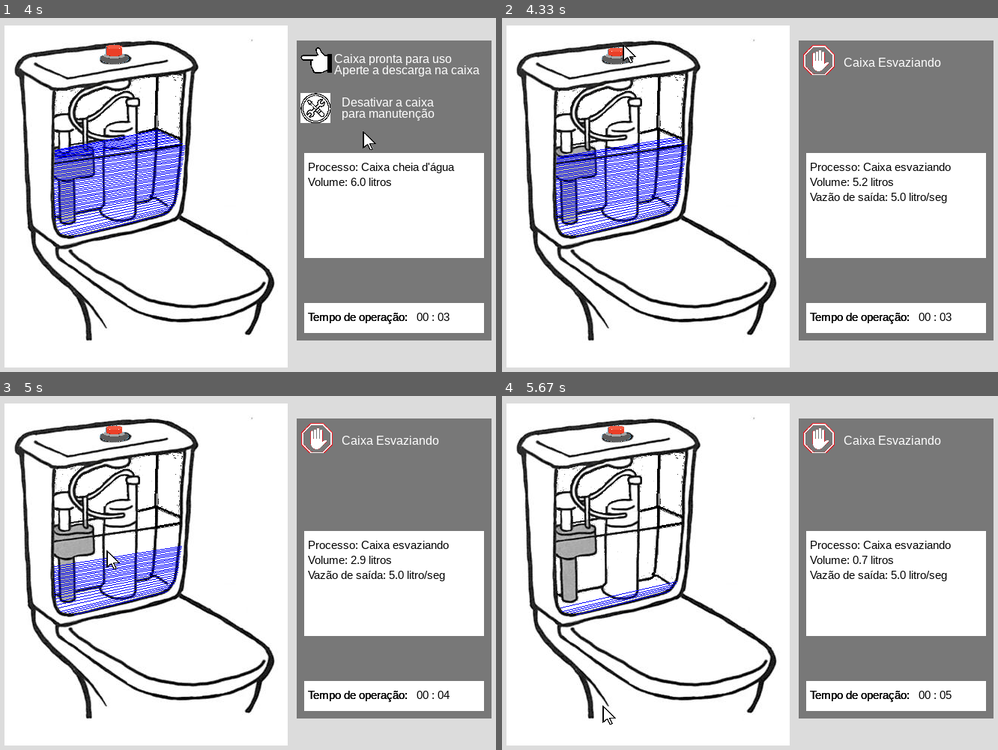
Above: before the commit, frames 1-4 (two rows, left to right).
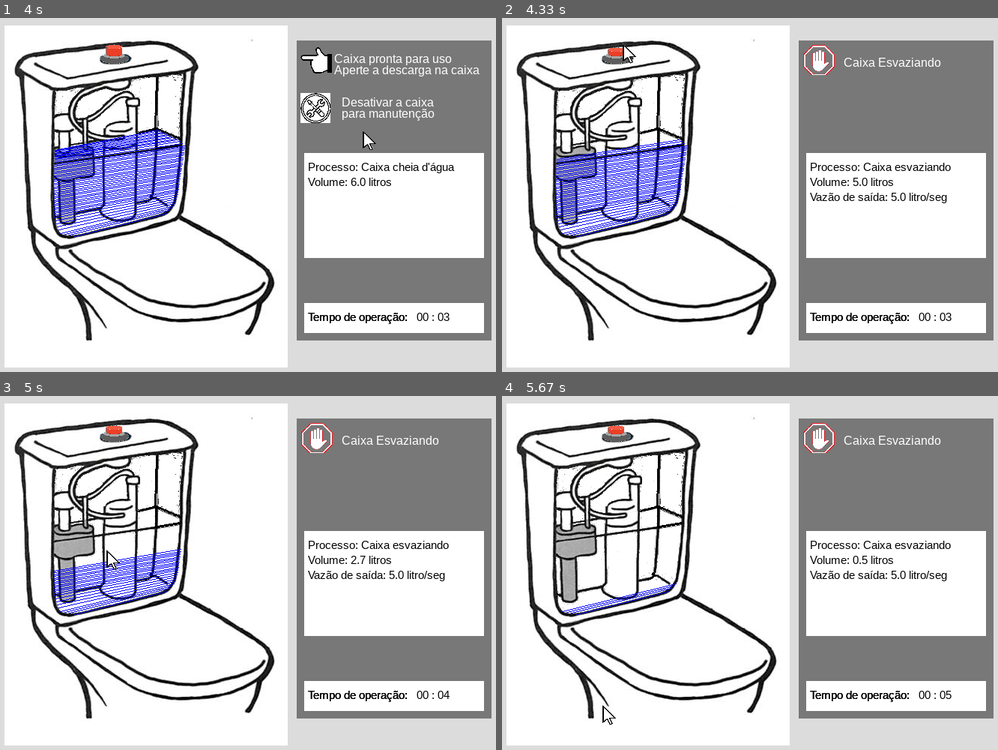
Above: after the commit, the same moments.

Repository: JPKP-Kuhn/Curso-Python
Game: pygame game, started from IFSC_python/20230516/SimulacaoCaixaAcopladaClassesOK/Codigos/main.py
Two runs of this game, one before a commit and one after it. Both use one fixed random seed, a clock stepped at 60 frames per second and the inputs below.
Inputs (mouse positions are in pixels of both pictures, inside the frame that each line leads up to):
- Up to frame 1 (4 s): click (317, 56) at 0.38 s; click (317, 106) at 0.72 s; click (94, 145) at 1.05 s; click (436, 325) at 1.38 s; click (262, 78) at 1.72 s; click (228, 290) at 2.05 s; click (233, 138) at 2.38 s; click (178, 124) at 2.72 s; click (386, 166) at 3.05 s; click (411, 191) at 3.38 s; click (357, 134) at 3.72 s
- Up to frame 2 (4.33 s): click (621, 46) at 4.05 s
- Up to frame 3 (5 s): click (272, 562) at 4.38 s; click (104, 555) at 4.72 s
- Up to frame 4 (5.67 s): click (675, 682) at 5.05 s; click (596, 711) at 5.38 s

Frame 1 is identical in both runs. In frame 2, 0.1% of the frame differs, in the area x 11-74%, y 33-48%; in frame 3, 0.1%, in the area x 10-74%, y 42-49%; in frame 4, less than 0.1%.

Commit message:
Botão de manutenção funcionando

Diff:
--- a/IFSC_python/20230516/SimulacaoCaixaAcopladaClassesOK/Codigos/CaixaAcoplada.py
+++ b/IFSC_python/20230516/SimulacaoCaixaAcopladaClassesOK/Codigos/CaixaAcoplada.py
@@ -59,11 +59,12 @@
 				self.MouseFlag=True
 				self.cronometro = True
 				self._Controle_vazao_entrada()	#Inicia contagem de tempo para simulacao do enchimento da caixa
+				self.MouseClicked=False
 			self.SurfDados.blit( self.StartImage, (5,5), self.retImageOnButton )
 		else:
 			self.MouseFlag=True
 			self.SurfDados.blit( self.StartImageDark, (5,5), self.retImageOnButton )
-		self.MouseClicked = False	#desmarca o clique do mouse.
+			#self.MouseClicked = False	#desmarca o clique do mouse.
 
 	def CA_Estado1(self):
 		self.SurfDados.blit( self.StartImage, (5,5), self.retImageOnButton )
@@ -71,7 +72,7 @@
 
 	def CA_Estado2(self):
 		self.SurfCaixaLinhaDagua()
-		self.SurfDados.blit( self.OkImage, (5,5) )
+		self.SurfDados.blit( self.OkImage, (5,5))
 		self.SurfDados.blit( self.Maintenance, (5,70), self.retImageMaintenance)
 		self._valvula._status = "Fechada"
 		if(self.flagB1b):	#Localiza vizinhança do botao da valvula
@@ -80,9 +81,10 @@
 				self.Estado =3	#A caixa passa para regime de esvaziamento
 				self.MouseFlag=True
 				self._Controle_vazao_saida()	#Inicia contagem de tempo para simulacao do esvaziamento da caixa
+				self.MouseClicked = False
 		else:
 			self.MouseFlag=True		#Volta o mouse para seta
-		self.MouseClicked = False	#desmarca o clique do mouse.
+			#self.MouseClicked = False	#desmarca o clique do mouse.
 
 		if(self.flagB3a): #Localiza vizinhança do botao para manutenção
 			self.MouseFlag=False
@@ -99,7 +101,7 @@
 
 
 	def CA_Estado4(self):
-		pass
+		self._comporta._status = "Fechada"
 
 
 	def _Controle_vazao_entrada(self):
--- a/IFSC_python/20230516/SimulacaoCaixaAcopladaClassesOK/Codigos/PygameBasics.py
+++ b/IFSC_python/20230516/SimulacaoCaixaAcopladaClassesOK/Codigos/PygameBasics.py
@@ -20,6 +20,8 @@
 		ValvulaImage2Path = '../Imagens/botao2.png'
 
 		self._Controle_tempo()	#Controle de tempo (self.cronometro inicia o relogio.)
+
+		pyg.display.set_caption('Caixa Acoplada') #Título do pygame
 
 		#Controlador de mouse
 		self.MouseClicked = False	#Informa se houve clique de mouse
--- a/IFSC_python/20230516/SimulacaoCaixaAcopladaClassesOK/Codigos/PygameCtrl.py
+++ b/IFSC_python/20230516/SimulacaoCaixaAcopladaClassesOK/Codigos/PygameCtrl.py
@@ -32,5 +32,5 @@
 			self.Screen.blit(self.SurfDados, (400,30))#Posicao de entrada.
 			self.Screen.blit(self.SurfCaixa, (10,10))#Posicao de entrada.
 			self.Mouse_blit()
-			print(pyg.mouse.get_pos())
+			#print(pyg.mouse.get_pos())
 			pyg.display.update()
--- a/IFSC_python/20230516/SimulacaoCaixaAcopladaClassesOK/Codigos/SurfCaixa.py
+++ b/IFSC_python/20230516/SimulacaoCaixaAcopladaClassesOK/Codigos/SurfCaixa.py
@@ -71,3 +71,7 @@
 	def SurfCaixaLinhaDagua(self):
 		for i in range(self.VolumeCaixa):
 			pyg.draw.line(self.SurfCaixa,(0,0,255),*self.NivelAgua[(self.nlines-1)-i],width=1)
+
+	def SurfCaixa_Manutencao(self):
+		for i in range(self.VolumeCaixa):
+			pyg.draw.line(self.SurfCaixa,(0,0,255),*self.NivelAgua[(self.nlines-1)-i],width=1)
--- a/IFSC_python/20230516/SimulacaoCaixaAcopladaClassesOK/Codigos/SurfScreen.py
+++ b/IFSC_python/20230516/SimulacaoCaixaAcopladaClassesOK/Codigos/SurfScreen.py
@@ -15,7 +15,7 @@
 			self.flagB1a =True
 		else:
 			self.flagB1a = False
-		if (400<pyg.mouse.get_pos()[0]<450 and 95<pyg.mouse.get_pos()[1]<135):
+		if (400<pyg.mouse.get_pos()[0]<450 and 95<pyg.mouse.get_pos()[1]<137):
 			self.flagB3a = True
 		else:
 			self.flagB3a = False
